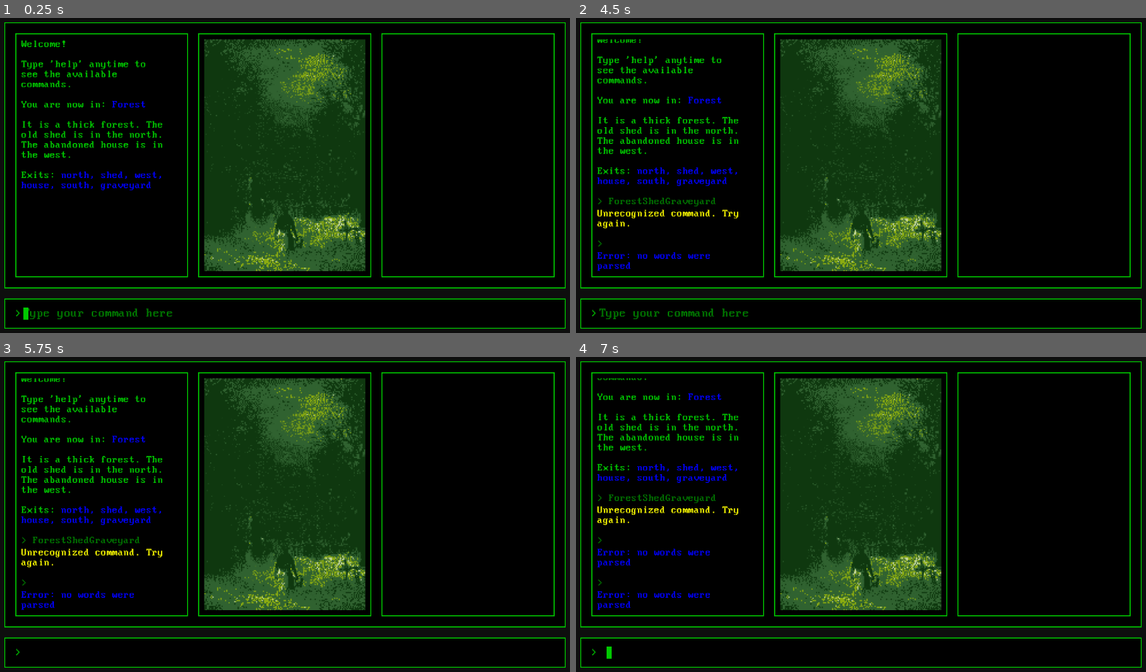
Above: before the commit, frames 1-4 (two rows, left to right).
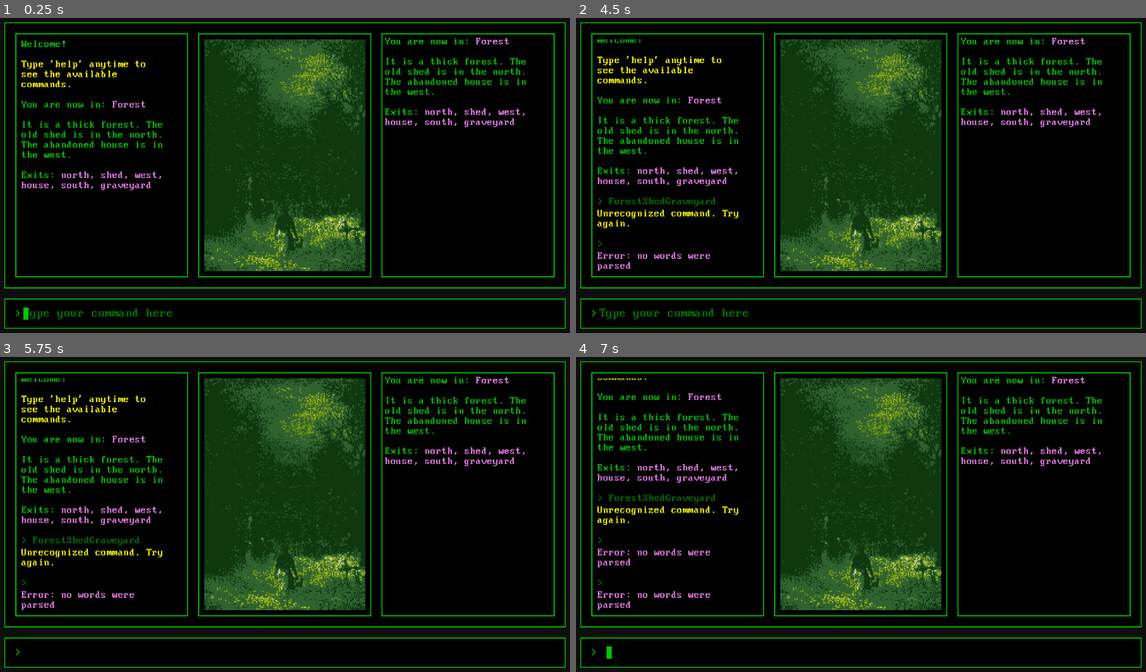
Above: after the commit, the same moments.

Repository: mcpeggin/chalice-dungeons
Game: Godot game, scene res://Game.tscn
Two runs of this game, one before a commit and one after it. Both use one fixed random seed, a clock stepped at 60 frames per second and the inputs below.
Inputs (mouse positions are in pixels of both pictures, inside the frame that each line leads up to):
- Up to frame 1 (0.25 s): no input
- Up to frame 2 (4.5 s): click (866, 314) at 0.52 s; type "Forest" at 0.6 s; type "Shed" at 1.25 s; type "Graveyard" at 2 s; tap Enter at 2.75, 4.25 s; tap Space at 3.5 s
- Up to frame 3 (5.75 s): tap Space at 5 s
- Up to frame 4 (7 s): tap Enter at 5.75 s; tap Space at 6.5 s

The runs differ from the first frame. In frame 1, 2.3% of the frame differs, in the area x 3-93%, y 6-55%; in frame 2, 2.5%, in the area x 3-93%, y 6-81%; in frame 3, 2.5%; in frame 4, 2.3%.

Commit message:
location info side panel

Diff:
--- a/CommandManager.gd
+++ b/CommandManager.gd
@@ -1,4 +1,7 @@
 extends Node
+
+signal room_changed(new_room)
+signal room_updated(current_room)
 
 var current_room = null
 var player = null
@@ -71,6 +74,7 @@
 		if second_word.to_lower() == item.name.to_lower():
 			current_room.remove_item(item)
 			player.pickup(item)
+			emit_signal("room_updated", current_room)
 			return '%s is picked' % Types.color_text(item.name, Types.COLOR_ITEM)
 
 	return Types.color_text("There is nothing to pick up.", Types.COLOR_SYSTEM)
@@ -83,6 +87,7 @@
 		if second_word.to_lower() == item.name.to_lower():
 			current_room.add_item(item)
 			player.drop_item(item)
+			emit_signal("room_updated", current_room)
 			return '%s is dropped' % Types.color_text(item.name, Types.COLOR_ITEM)
 
 	return Types.color_text("You dont have such thing.", Types.COLOR_SYSTEM)
@@ -167,7 +172,7 @@
 	]
 	return "\n".join(help_lines)
 
-
 func change_room(new_room: Room) -> String:
 	current_room = new_room
+	emit_signal("room_changed", new_room)
 	return new_room.get_full_description()
--- a/Game.gd
+++ b/Game.gd
@@ -1,6 +1,4 @@
 extends Control
-
-const HELP = "Type 'help' anytime to see the available commands."
 
 @onready var command_manager = $CommandManager
 @onready var room_manager = $RoomManager
@@ -11,10 +9,16 @@
 func _ready() -> void:
 	get_window().grab_focus()
 
+	var HELP = "Type 'help' anytime to see the available commands."
 	# first message on launch
-	game_info.create_response('Welcome!\n\n' + HELP)
+	var colored_help = Types.color_text(HELP, Types.COLOR_SYSTEM)
+	game_info.create_response('Welcome!\n\n' + colored_help)
 
 	var starting_room = room_manager.get_child(1)
+
+	command_manager.connect("room_changed", Callable(game_info.info, "on_change_room"))
+	command_manager.connect("room_updated", Callable(game_info.info, "on_update_room"))
+
 	var starting_room_response = command_manager.init(starting_room, player)
 
 	game_info.image.texture = starting_room.room_texture
--- a/GameInfo.gd
+++ b/GameInfo.gd
@@ -19,6 +19,8 @@
 
 @onready var event = $EventBoxMargin
 @onready var event_preview = $EventBoxMargin/VBoxContainer/PreviewContainer/CenterContainer/Preview
+
+@onready var info = $MarginContainer/HBoxContainer/Info
 
 func _ready() -> void:
 	scrollbar.changed.connect(_handle_scrollbar_changed)
--- a/GameInfo.tscn
+++ b/GameInfo.tscn
@@ -1,8 +1,11 @@
-[gd_scene load_steps=84 format=3 uid="uid://c7jjnvvdvmbgv"]
+[gd_scene load_steps=86 format=3 uid="uid://c7jjnvvdvmbgv"]
 
 [ext_resource type="Script" uid="uid://oeqowcgo2ucj" path="res://GameInfo.gd" id="1_saxbk"]
 [ext_resource type="FontFile" uid="uid://bvnjpnifyvivx" path="res://src/fonts/MorePerfectDOSVGA.ttf" id="1_uk7sp"]
 [ext_resource type="Texture2D" uid="uid://1yre1177cqoa" path="res://src/img/screamer.jpg" id="2_saxbk"]
+[ext_resource type="PackedScene" uid="uid://b48yhl22s1qxm" path="res://History.tscn" id="2_vhnwb"]
+[ext_resource type="PackedScene" uid="uid://b1pldghthjfdr" path="res://View.tscn" id="3_fbtuw"]
+[ext_resource type="PackedScene" uid="uid://duxspgqq7qrw" path="res://Info.tscn" id="4_kluil"]
 
 [sub_resource type="StyleBoxFlat" id="StyleBoxFlat_wbfu4"]
 bg_color = Color(0, 0, 0, 1)
@@ -12,14 +15,6 @@
 border_width_bottom = 2
 border_color = Color(0, 0.78431374, 0, 1)
 
-[sub_resource type="StyleBoxFlat" id="StyleBoxFlat_u44n3"]
-bg_color = Color(0, 0, 0, 1)
-border_width_left = 2
-border_width_top = 2
-border_width_right = 2
-border_width_bottom = 2
-border_color = Color(0, 0.78431374, 0, 1)
-
 [sub_resource type="StyleBoxFlat" id="StyleBoxFlat_elkpi"]
 bg_color = Color(0, 0, 0, 1)
 border_width_left = 2
@@ -585,54 +580,14 @@
 layout_mode = 2
 theme_override_constants/separation = 20
 
-[node name="History" type="PanelContainer" parent="MarginContainer/HBoxContainer"]
-layout_mode = 2
-size_flags_horizontal = 3
-theme_override_styles/panel = SubResource("StyleBoxFlat_u44n3")
-
-[node name="MarginContainer" type="MarginContainer" parent="MarginContainer/HBoxContainer/History"]
-layout_mode = 2
-theme_override_constants/margin_left = 10
-theme_override_constants/margin_top = 10
-theme_override_constants/margin_right = 10
-theme_override_constants/margin_bottom = 10
-
-[node name="ScrollContainer" type="ScrollContainer" parent="MarginContainer/HBoxContainer/History/MarginContainer"]
-layout_mode = 2
-horizontal_scroll_mode = 0
-vertical_scroll_mode = 3
-
-[node name="Logs" type="VBoxContainer" parent="MarginContainer/HBoxContainer/History/MarginContainer/ScrollContainer"]
-layout_mode = 2
-theme_override_constants/separation = 20
-
-[node name="View" type="PanelContainer" parent="MarginContainer/HBoxContainer"]
-layout_mode = 2
-size_flags_horizontal = 3
-theme_override_styles/panel = SubResource("StyleBoxFlat_u44n3")
-
-[node name="MarginContainer" type="MarginContainer" parent="MarginContainer/HBoxContainer/View"]
-layout_mode = 2
-theme_override_constants/margin_left = 10
-theme_override_constants/margin_top = 10
-theme_override_constants/margin_right = 10
-theme_override_constants/margin_bottom = 10
-
-[node name="Image" type="TextureRect" parent="MarginContainer/HBoxContainer/View/MarginContainer"]
-layout_mode = 2
-expand_mode = 4
-stretch_mode = 6
-
-[node name="NPC" type="TextureRect" parent="MarginContainer/HBoxContainer/View/MarginContainer"]
-visible = false
-layout_mode = 2
-expand_mode = 4
-stretch_mode = 5
-
-[node name="CharacterInfo" type="PanelContainer" parent="MarginContainer/HBoxContainer"]
-layout_mode = 2
-size_flags_horizontal = 3
-theme_override_styles/panel = SubResource("StyleBoxFlat_u44n3")
+[node name="History" parent="MarginContainer/HBoxContainer" instance=ExtResource("2_vhnwb")]
+layout_mode = 2
+
+[node name="View" parent="MarginContainer/HBoxContainer" instance=ExtResource("3_fbtuw")]
+layout_mode = 2
+
+[node name="Info" parent="MarginContainer/HBoxContainer" instance=ExtResource("4_kluil")]
+layout_mode = 2
 
 [node name="EventBoxMargin" type="MarginContainer" parent="."]
 visible = false
@@ -674,6 +629,7 @@
 layout_mode = 2
 
 [node name="Preview" type="AnimatedSprite2D" parent="EventBoxMargin/VBoxContainer/PreviewContainer/CenterContainer"]
+visible = false
 modulate = Color(0, 1.372549, 0, 1)
 position = Vector2(302.49997, 147.25)
 scale = Vector2(3.9403973, 3.3352935)
--- /dev/null
+++ b/History.tscn
@@ -0,0 +1,29 @@
+[gd_scene load_steps=2 format=3 uid="uid://b48yhl22s1qxm"]
+
+[sub_resource type="StyleBoxFlat" id="StyleBoxFlat_u44n3"]
+bg_color = Color(0, 0, 0, 1)
+border_width_left = 2
+border_width_top = 2
+border_width_right = 2
+border_width_bottom = 2
+border_color = Color(0, 0.78431374, 0, 1)
+
+[node name="History" type="PanelContainer"]
+size_flags_horizontal = 3
+theme_override_styles/panel = SubResource("StyleBoxFlat_u44n3")
+
+[node name="MarginContainer" type="MarginContainer" parent="."]
+layout_mode = 2
+theme_override_constants/margin_left = 10
+theme_override_constants/margin_top = 10
+theme_override_constants/margin_right = 10
+theme_override_constants/margin_bottom = 10
+
+[node name="ScrollContainer" type="ScrollContainer" parent="MarginContainer"]
+layout_mode = 2
+horizontal_scroll_mode = 0
+vertical_scroll_mode = 3
+
+[node name="Logs" type="VBoxContainer" parent="MarginContainer/ScrollContainer"]
+layout_mode = 2
+theme_override_constants/separation = 20
--- /dev/null
+++ b/Info.gd
@@ -0,0 +1,9 @@
+extends PanelContainer
+
+@onready var room_info = $MarginContainer/Rows/RoomInfo
+
+func on_change_room(new_room):
+	room_info.text = new_room.get_full_description()
+
+func on_update_room(current_room):
+	on_change_room(current_room)
--- /dev/null
+++ b/Info.tscn
@@ -0,0 +1,36 @@
+[gd_scene load_steps=4 format=3 uid="uid://duxspgqq7qrw"]
+
+[ext_resource type="Script" uid="uid://yhvlsw4t82cb" path="res://Info.gd" id="1_g6abg"]
+[ext_resource type="FontFile" uid="uid://bvnjpnifyvivx" path="res://src/fonts/MorePerfectDOSVGA.ttf" id="1_v3brf"]
+
+[sub_resource type="StyleBoxFlat" id="StyleBoxFlat_u44n3"]
+bg_color = Color(0, 0, 0, 1)
+border_width_left = 2
+border_width_top = 2
+border_width_right = 2
+border_width_bottom = 2
+border_color = Color(0, 0.78431374, 0, 1)
+
+[node name="Info" type="PanelContainer"]
+size_flags_horizontal = 3
+theme_override_styles/panel = SubResource("StyleBoxFlat_u44n3")
+script = ExtResource("1_g6abg")
+
+[node name="MarginContainer" type="MarginContainer" parent="."]
+layout_mode = 2
+theme_override_constants/margin_left = 5
+theme_override_constants/margin_top = 5
+theme_override_constants/margin_right = 5
+theme_override_constants/margin_bottom = 5
+
+[node name="Rows" type="VBoxContainer" parent="MarginContainer"]
+layout_mode = 2
+theme_override_constants/separation = 10
+
+[node name="RoomInfo" type="RichTextLabel" parent="MarginContainer/Rows"]
+layout_mode = 2
+theme_override_colors/default_color = Color(0, 0.78431374, 0, 1)
+theme_override_fonts/normal_font = ExtResource("1_v3brf")
+theme_override_font_sizes/normal_font_size = 20
+bbcode_enabled = true
+fit_content = true
--- /dev/null
+++ b/View.tscn
@@ -0,0 +1,30 @@
+[gd_scene load_steps=2 format=3 uid="uid://b1pldghthjfdr"]
+
+[sub_resource type="StyleBoxFlat" id="StyleBoxFlat_u44n3"]
+bg_color = Color(0, 0, 0, 1)
+border_width_left = 2
+border_width_top = 2
+border_width_right = 2
+border_width_bottom = 2
+border_color = Color(0, 0.78431374, 0, 1)
+
+[node name="View" type="PanelContainer"]
+size_flags_horizontal = 3
+theme_override_styles/panel = SubResource("StyleBoxFlat_u44n3")
+
+[node name="MarginContainer" type="MarginContainer" parent="."]
+layout_mode = 2
+theme_override_constants/margin_left = 10
+theme_override_constants/margin_top = 10
+theme_override_constants/margin_right = 10
+theme_override_constants/margin_bottom = 10
+
+[node name="Image" type="TextureRect" parent="MarginContainer"]
+layout_mode = 2
+expand_mode = 4
+stretch_mode = 6
+
+[node name="NPC" type="TextureRect" parent="MarginContainer"]
+layout_mode = 2
+expand_mode = 4
+stretch_mode = 5
--- a/globals/Types.gd
+++ b/globals/Types.gd
@@ -7,24 +7,9 @@
 
 const COLOR_NPC = Color.ORANGE
 const COLOR_ITEM = Color.PURPLE
-const COLOR_LOCATION = Color.BLUE
+const COLOR_LOCATION = Color.VIOLET
 const COLOR_SPEECH = Color.GREEN
 const COLOR_SYSTEM = Color.YELLOW
 
 func color_text(text: String, color: Color) -> String:
 	return "[color=#%s]%s[/color]" % [color.to_html(), text]
-
-#func wrap_npc_text(text: String) -> String:
-	#return "[color=#%s]%s[/color]" % [COLOR_NPC.to_html(), text]
-#
-#func wrap_item_text(text: String) -> String:
-	#return "[color=#%s]%s[/color]" % [COLOR_ITEM.to_html(), text]
-#
-#func wrap_location_text(text: String) -> String:
-	#return "[color=#%s]%s[/color]" % [COLOR_LOCATION.to_html(), text]
-#
-#func wrap_speech_text(text: String) -> String:
-	#return "[color=#%s]%s[/color]" % [COLOR_SPEECH.to_html(), text]
-#
-#func wrap_system_text(text: String) -> String:
-	#return "[color=#%s]%s[/color]" % [COLOR_SYSTEM.to_html(), text]
Not shown, added: Info.gd.uid
